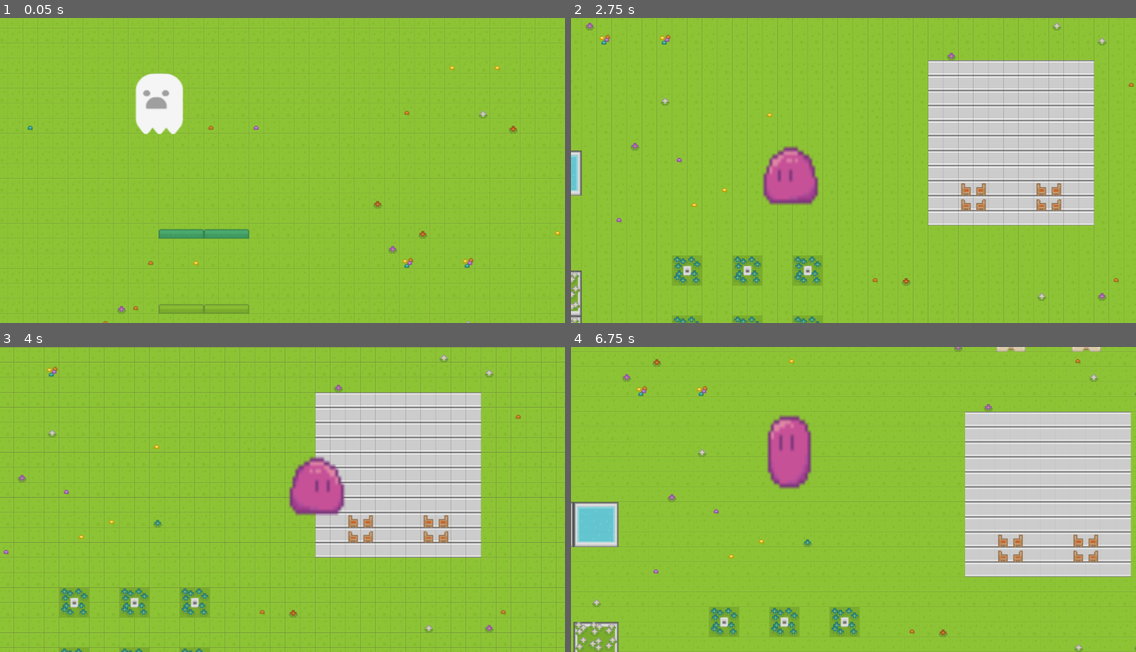
Above: before the commit, frames 1-4 (two rows, left to right).
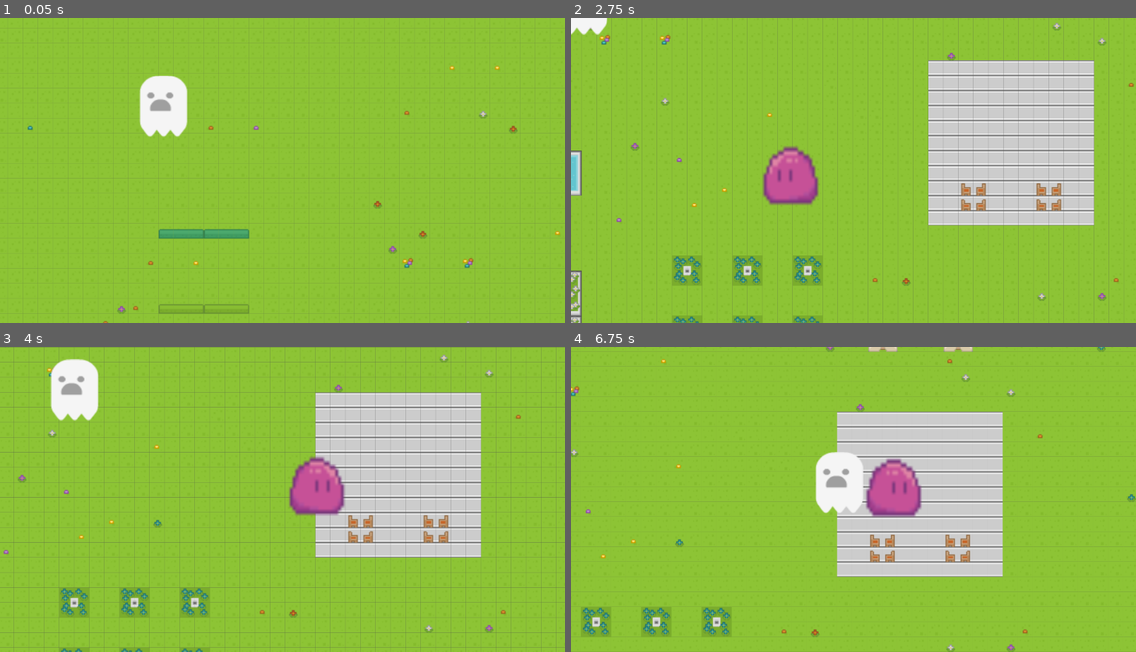
Above: after the commit, the same moments.

Repository: GroMoon/Git_Project
Game: Godot game, scene res://test.tscn
The game is run twice, just before and just after one commit, with the same random seed, the same clock (stepped at 60 frames per second) and the same inputs.
Inputs:
- Up to frame 1 (0.05 s): no input
- Up to frame 2 (2.75 s): hold D (right) 0.53-2.03 s; tap W (up) at 0.77, 1.52 s; tap Enter at 2 s; hold A (left) from 2.03 s (still down)
- Up to frame 3 (4 s): release A (left) at 2.78 s; hold D (right) from 2.78 s (still down); tap W (up) at 3.02, 3.77 s
- Up to frame 4 (6.75 s): release D (right) at 4.28 s; hold A (left) 4.28-5.03 s; tap W (up) at 4.52, 6.02 s; hold D (right) 5.03-5.78 s; hold A (left) from 5.78 s (still down)

The runs differ from the first frame. In frame 1, 0.7% of the frame differs, in the area x 23-34%, y 18-40%; in frame 2, 0.3%; in frame 3, 1.6%; in frame 4, 32%, in the area x 0-100%, y 0-100%.

Commit message:
^_^ [dev] add enemy follow logic

Diff:
--- /dev/null
+++ b/SlayerSurvival/enemy/enemy_type_a.gd
@@ -0,0 +1,22 @@
+extends CharacterBody2D
+
+# 적 이동 속도
+var move_speed = 100
+# slime (플레이어) 노드에 대한 참조
+var player
+
+func _ready():
+    # slime 노드 찾기 (예: 플레이어 노드가 "Slime"이라고 가정)
+    player = get_parent().get_node("Slime")  # 경로는 상황에 맞게 변경
+
+func _physics_process(_delta):
+    # 플레이어가 존재하면 그 위치로 움직임
+    if player:
+        # 플레이어와 적 사이의 방향 계산
+        var direction = (player.position - position).normalized()
+
+        # 그 방향으로 이동
+        velocity = direction * move_speed
+
+        # 이동 적용
+        move_and_slide()
--- a/SlayerSurvival/enemy/enemy_type_a.tscn
+++ b/SlayerSurvival/enemy/enemy_type_a.tscn
@@ -1,5 +1,6 @@
-[gd_scene load_steps=5 format=3 uid="uid://c13n4n14mdj5q"]
+[gd_scene load_steps=6 format=3 uid="uid://c13n4n14mdj5q"]
 
+[ext_resource type="Script" path="res://enemy/enemy_type_a.gd" id="1_crodv"]
 [ext_resource type="Texture2D" uid="uid://b47pidvlmav8b" path="res://enemy/enemy_type_A/Enemy sprites/ghost.png" id="1_vdv45"]
 [ext_resource type="Texture2D" uid="uid://cdy8vqci8q10o" path="res://enemy/enemy_type_A/Enemy sprites/ghost_normal.png" id="2_m80ss"]
 
@@ -21,6 +22,7 @@
 size = Vector2(49, 40.25)
 
 [node name="enemy_type_A" type="CharacterBody2D"]
+script = ExtResource("1_crodv")
 
 [node name="AnimatedSprite2D" type="AnimatedSprite2D" parent="."]
 scale = Vector2(1, 0.894)
--- a/SlayerSurvival/tile_map.gd
+++ b/SlayerSurvival/tile_map.gd
@@ -8,7 +8,7 @@
 func _ready():
 	pass
 
-func _process(delta):
+func _process(_delta):
 	if player.position.x < 0:
 		player.position.x = map_width
 	elif player.position.x > map_width :
